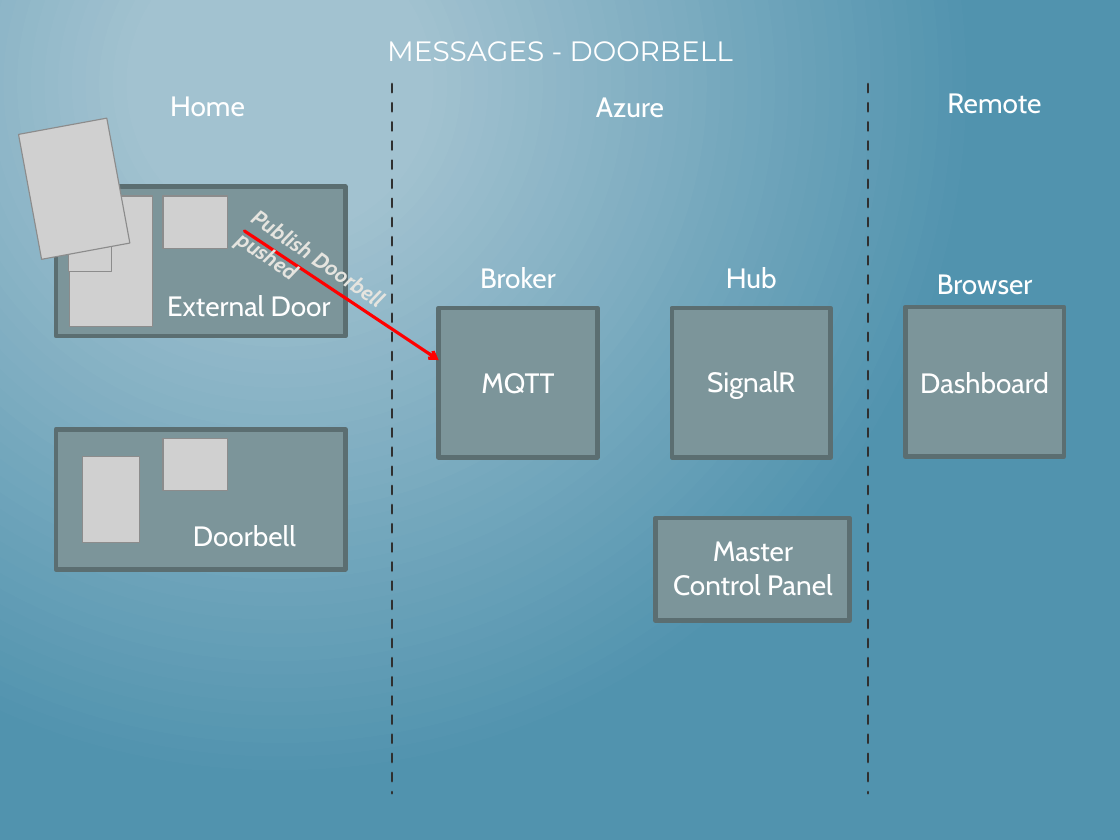
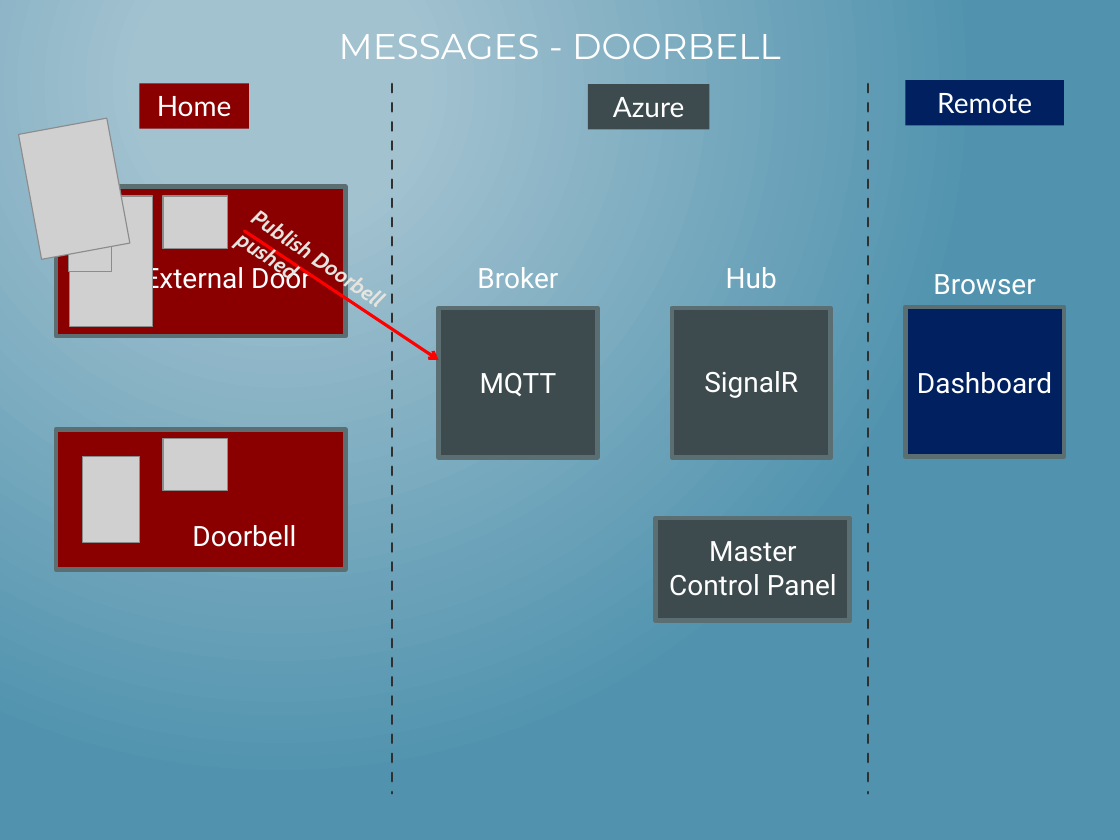
Before and after one commit to mlinnen/CloudHomeSecurity, a slide deck: slide 12 of docs/HacknightPowerPoint.pptx (slide 11 before the commit). Drawn at 1120x840 pixels with LibreOffice and Linux fonts; fonts in the diff are those of the drawing; grey boxes stand for pictures. Boxes give left, top, right and bottom in pixels: in the first picture for what was removed or moved away, otherwise in the second. Text is boxed around its words. In the diff, an @@ line names an element or a change of style, - is before the commit and + after.

```diff
--- a/docs/HacknightPowerPoint.pptx
+++ b/docs/HacknightPowerPoint.pptx
@@ text "MESSAGES - DOORBELL": place and size @@
-text "MESSAGES - DOORBELL" at (387, 41, 544, 61)
+text "MESSAGES - DOORBELL" at (339, 34, 540, 59)
@@ text "MESSAGES - DOORBELL" at (339, 34, 540, 59): size 18 to 23 pt @@
@@ rectangle "Home": place and size @@
-rectangle "Home" at (170, 96, 245, 116)
+rectangle "Home" at (139, 84, 249, 129)
@@ rectangle "Home" at (139, 84, 249, 129): font Cabin to Lato; fill none to #8A0000 @@
@@ rectangle "Azure": place and size @@
-rectangle "Azure" at (596, 97, 664, 117)
+rectangle "Azure" at (588, 84, 709, 129)
@@ rectangle "Azure" at (588, 84, 709, 129): font Cabin to Lato; fill none to #3D4B4E @@
@@ rectangle "Remote": place and size @@
-rectangle "Remote" at (947, 93, 1041, 114)
+rectangle "Remote" at (905, 81, 1064, 125)
@@ rectangle "Remote" at (905, 81, 1064, 125): font Cabin to Lato; fill none to #002060 @@
@@ rectangle at (56, 187, 345, 336): fill #7C959A to #8A0000 @@
@@ font Cabin to Roboto in 9 elements at (192, 525, 296, 547), (477, 267, 558, 288), (726, 267, 777, 288), (933, 274, 1035, 295), (480, 373, 557, 396), (704, 371, 798, 398), (917, 372, 1052, 394), (669, 541, 837, 596), (144, 262, 311, 295) @@
@@ text "External Door": place and size @@
-text "External Door" at (167, 295, 331, 316)
+text "External Door" at (144, 262, 311, 295)
@@ rectangle at (905, 307, 1064, 456): fill #7C959A to #002060 @@
@@ rectangle at (56, 429, 345, 569): fill #7C959A to #8A0000 @@
@@ fill #7C959A to #3D4B4E in 3 elements at (439, 308, 598, 457), (672, 308, 831, 457), (655, 517, 849, 620) @@
```
Also in this commit, not shown: 30 other slides changed, 3 slides added.
